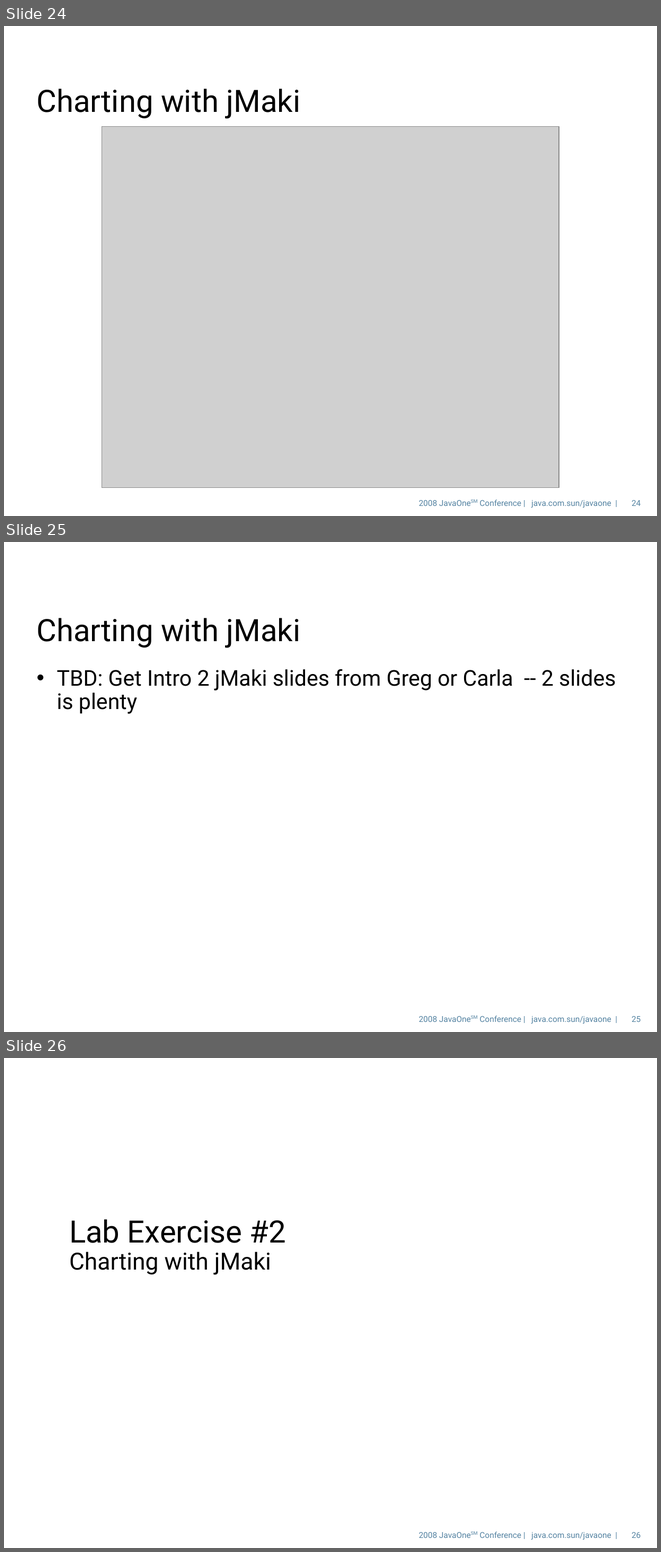
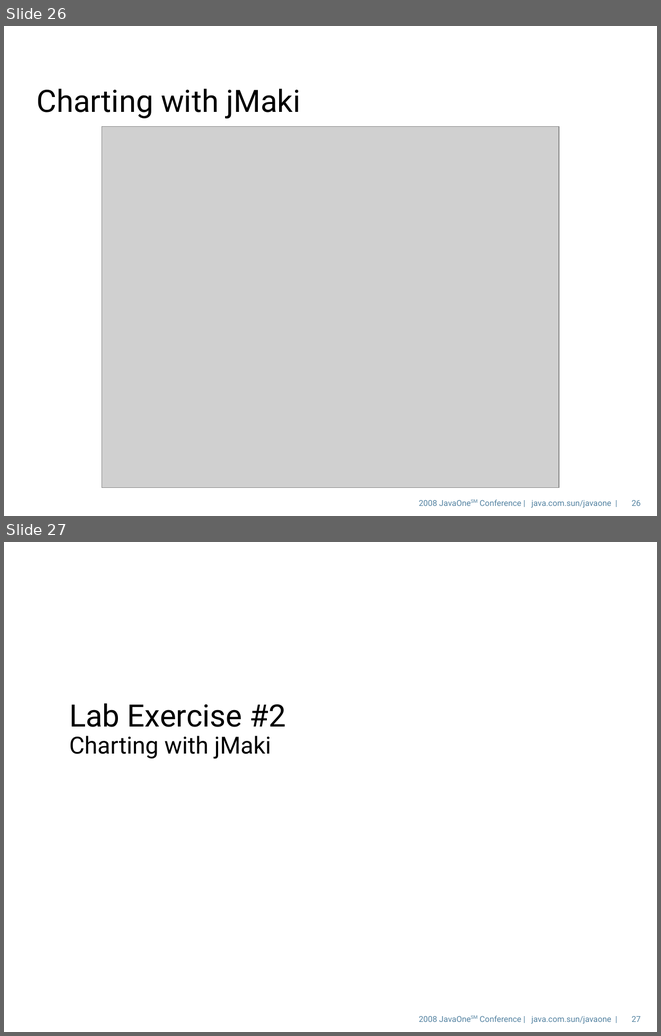
Before and after one commit to javaee/glassfish, a slide deck: v3/admingui/j1plugin/gfplugin/4520_gfplugin.odp. Shown one above the other, each under a label of ours: slides 24, 25 and 26 before the commit, slides 26 and 27 after it. The pictures are 661x1552 and 661x1036 pixels, drawn with LibreOffice and Linux fonts; fonts in the diff are those of the drawing; grey boxes stand for pictures; background and template pictures are left out. Boxes give left, top, right and bottom in pixels: in the first picture for what was removed or moved away, otherwise in the second. Text is boxed around its words. In the diff, an @@ line names an element or a change of style, - is before the commit and + after.

```diff
--- a/v3/admingui/j1plugin/gfplugin/4520_gfplugin.odp
+++ b/v3/admingui/j1plugin/gfplugin/4520_gfplugin.odp
@@ slide 25 removed at (4, 542, 657, 1032), background picture (left out); not listed: 2 template elements that a slide beside it also shows @@
@@ title removed at (37, 618, 300, 648) @@
-Charting with jMaki
@@ text removed at (57, 669, 616, 714) @@
-• TBD: Get Intro 2 jMaki slides from Greg or Carla -- 2 slides is plenty
@@ what was slide 24 is now slide 26 @@
@@ page number at (632, 500, 641, 506): text changed @@
-24
+26
@@ what was slide 26 is now slide 27 @@
@@ page number at (632, 1016, 641, 1022): text changed @@
-26
+27
```
Also in this commit, not shown: 16 slides changed, 2 slides added.
